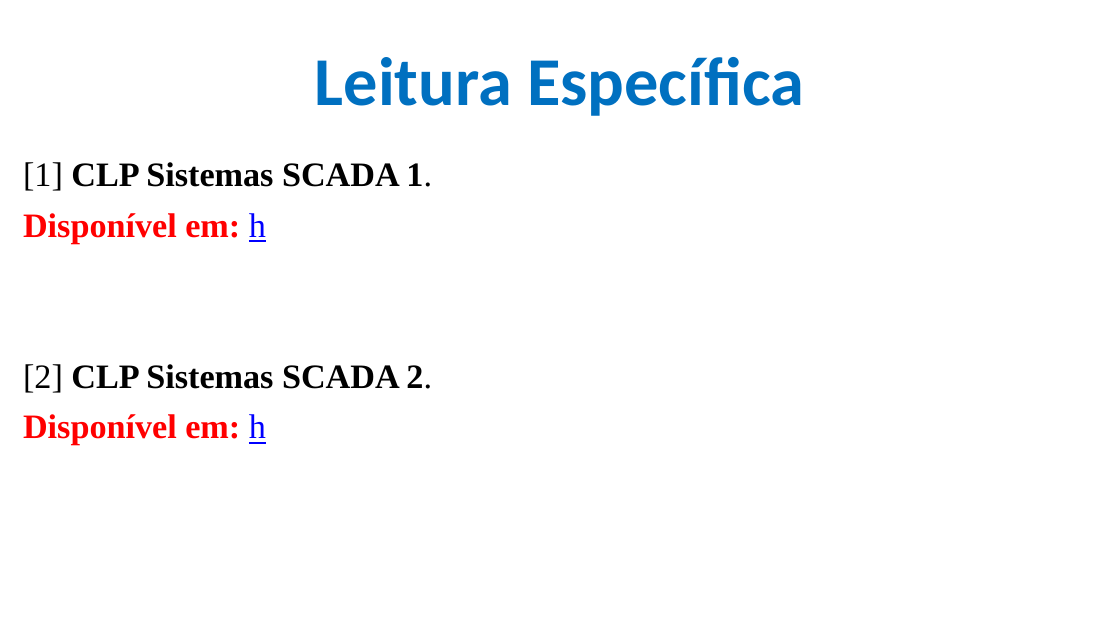
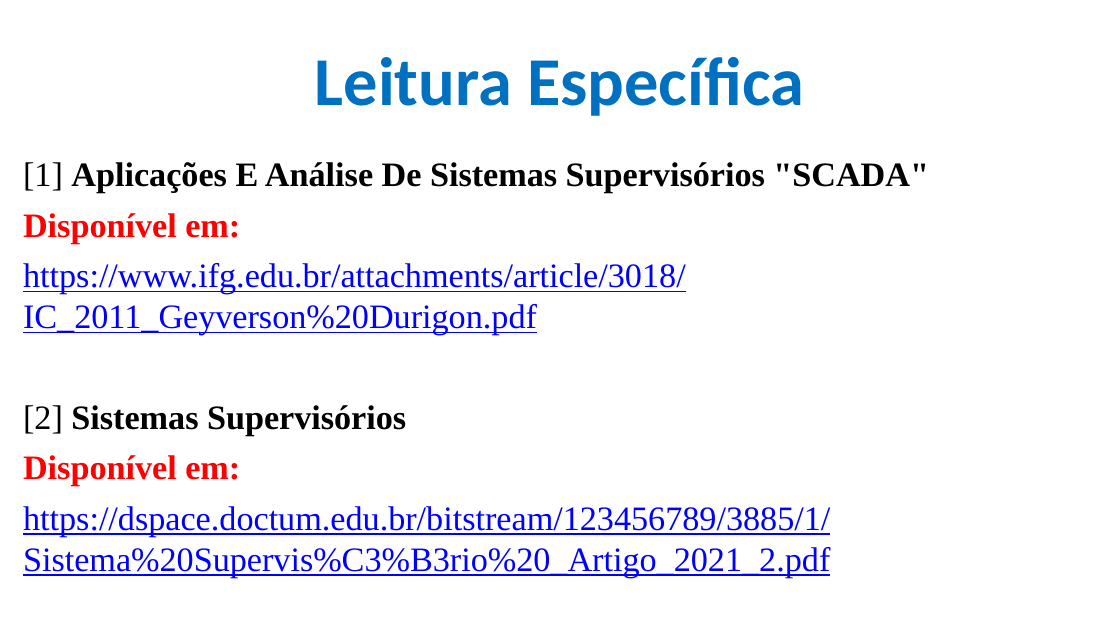
Before and after one commit to CloudEducationBrazil/WydenUniRuyControladoresLogicosProgCLP, a slide deck: slide 8 of 01 Classes/Aula9 - CLP - Arquitetura de Sistemas SCADA.pptx (slide 4 before the commit). Drawn at 1120x630 pixels with LibreOffice and Linux fonts; fonts in the diff are those of the drawing; background and template pictures are left out. Boxes give left, top, right and bottom in pixels: in the first picture for what was removed or moved away, otherwise in the second. Text is boxed around its words. In the diff, an @@ line names an element or a change of style, - is before the commit and + after.

Commit message:
Supervisórios CLP .... - 08Mai2025

```diff
--- a/01 Classes/Aula9 - CLP - Arquitetura de Sistemas SCADA.pptx
+++ b/01 Classes/Aula9 - CLP - Arquitetura de Sistemas SCADA.pptx
@@ text at [23, 162, 929, 578]: text changed; text colour #000000 to #0000FF; bold off @@
-[1] CLP Sistemas SCADA 1.
-Disponível em: h
-[2] CLP Sistemas SCADA 2.
-Disponível em: h
+[1] Aplicações E Análise De Sistemas Supervisórios "SCADA"
+Disponível em:
+https://www.ifg.edu.br/attachments/article/3018/IC_2011_Geyverson%20Durigon.pdf
+[2] Sistemas Supervisórios
+Disponível em:
+https://dspace.doctum.edu.br/bitstream/123456789/3885/1/Sistema%20Supervis%C3%B3rio%20_Artigo_2021_2.pdf
```
Also in this commit, not shown: 4 other slides changed, 6 slides added.
